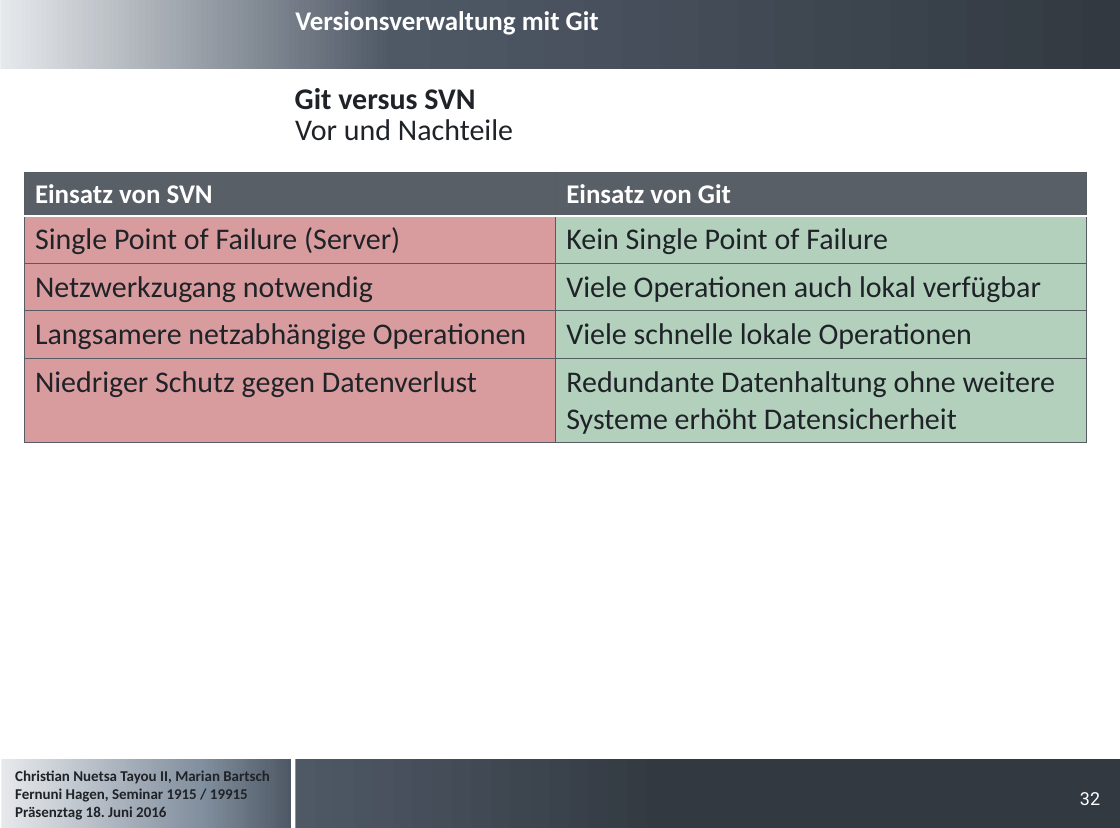
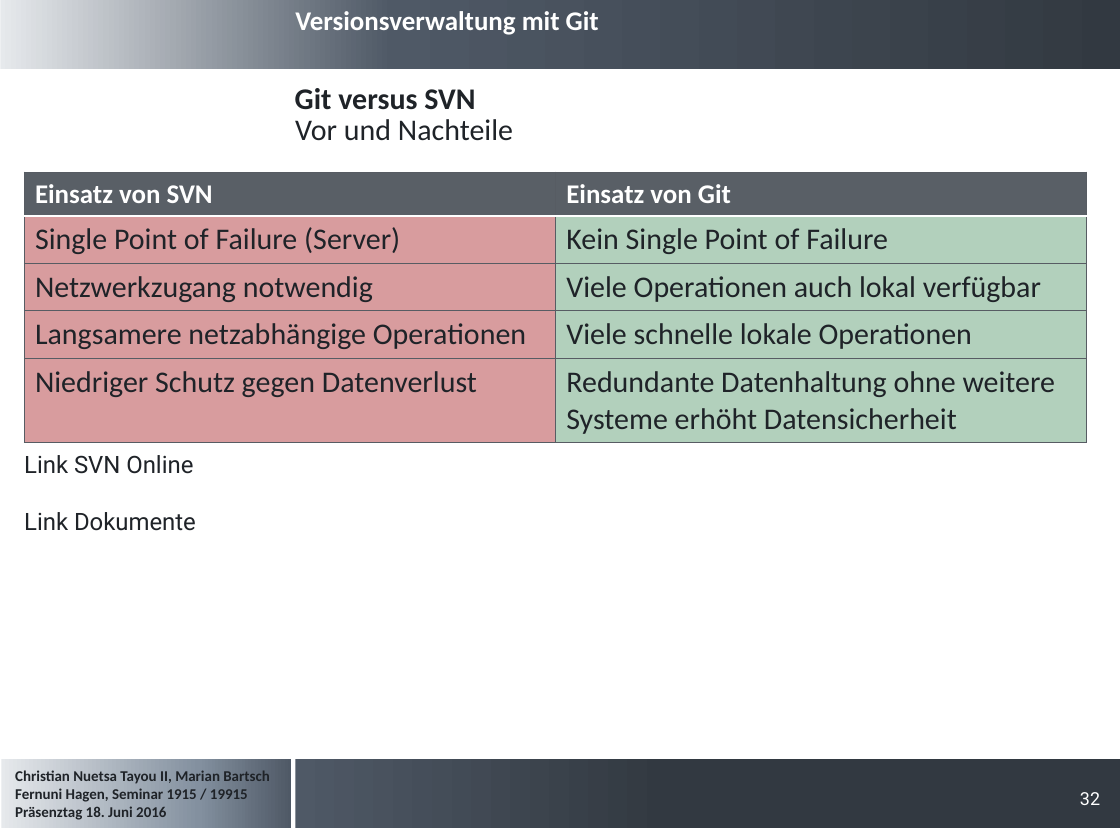
Before and after one commit to cristallin/git-project-seminar, a slide deck: slide 32 of Präsentation_Seminararbeit.pptx. Drawn at 1120x828 pixels with LibreOffice and Linux fonts; fonts in the diff are those of the drawing; background and template pictures are left out. Boxes give left, top, right and bottom in pixels: in the first picture for what was removed or moved away, otherwise in the second. Text is boxed around its words. In the diff, an @@ line names an element or a change of style, - is before the commit and + after.

```diff
--- a/Präsentation_Seminararbeit.pptx
+++ b/Präsentation_Seminararbeit.pptx
@@ text added at [24,455,193,474], 16 pt, text #1F2328 @@
+Link SVN Online
@@ text added at [24,512,196,531], 16 pt, text #1F2328 @@
+Link Dokumente
```
Also in this commit, not shown: 7 other slides changed, 1 other file.
